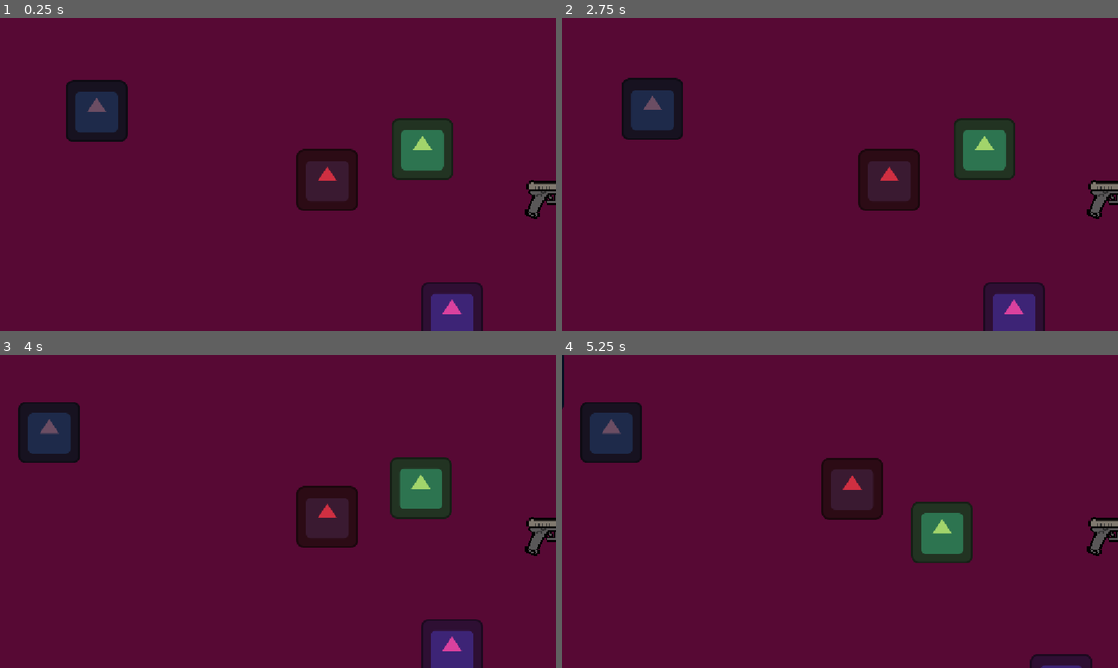
Above: before the commit, frames 1-4 (two rows, left to right).
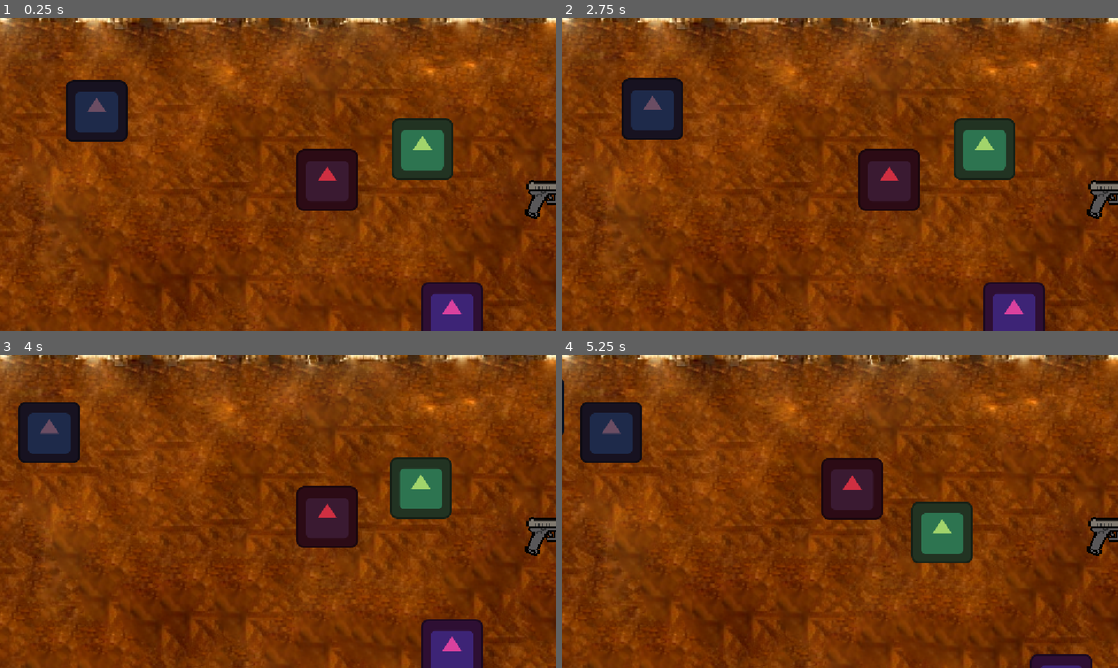
Above: after the commit, the same moments.

Repository: Tijana0/Last-One-Dancing
Game: Godot game, scene res://scenes/game_room.tscn
Same seed, same stepped clock (60 frames per second), same inputs: the game is played once before the commit and once after it. This scene is started directly instead of the project's main scene. The engine's default icon, where the game draws it, is replaced by a stand-in: a white triangle on a blue panel in a dark square.
Inputs:
- Up to frame 1 (0.25 s): no input
- Up to frame 2 (2.75 s): tap Enter (ui_accept) at 0.5, 0.77, 1.25, 1.52, 2 s; hold Right (ui_right) 0.53-1.28 s; tap F (dance) at 0.6 s; hold Down (ui_down) 1.28-2.03 s; tap K at 1.35 s; hold Right (ui_right) from 2.03 s (still down); hold Space from 2.03 s (still down)
- Up to frame 3 (4 s): release Right (ui_right) at 2.78 s; release Space at 2.78 s; hold Up (ui_up) 2.78-3.53 s; tap E at 2.85 s; tap Enter (ui_accept) at 3.02, 3.77 s; hold Left (ui_left) from 3.53 s (still down); tap F (dance) at 3.6 s
- Up to frame 4 (5.25 s): tap K at 4.35 s; tap Enter (ui_accept) at 4.52 s; release Left (ui_left) at 5.03 s; hold Down (ui_down) from 5.03 s (still down); hold Space from 5.03 s (still down)

The runs differ from the first frame. In frame 1, 91% of the frame differs, in the area x 0-100%, y 0-100%; in frame 2, 91%; in frame 3, 91%; in frame 4, 93%.

Commit message:
Update game_room.tscn

Diff:
--- a/scenes/game_room.tscn
+++ b/scenes/game_room.tscn
@@ -3,6 +3,7 @@
 [ext_resource type="Script" uid="uid://cnjiq2f0egggo" path="res://scripts/game_room.gd" id="1_2xdb1"]
 [ext_resource type="PackedScene" uid="uid://ddawre7n71bdm" path="res://scenes/game_manager.tscn" id="1_gm"]
 [ext_resource type="AudioStream" uid="uid://drim102ofdaqu" path="res://assets/game-audio.mp3" id="3_mt38u"]
+[ext_resource type="Texture2D" uid="uid://bcnqmqbokwtmt" path="res://assets/background.png" id="4_m8b6p"]
 
 [sub_resource type="RectangleShape2D" id="RectangleShape2D_top"]
 size = Vector2(2500, 20)
@@ -20,7 +21,7 @@
 script = ExtResource("1_2xdb1")
 
 [node name="ColorRect" type="ColorRect" parent="." unique_id=975775729]
-custom_minimum_size = Vector2(2500, 2000)
+custom_minimum_size = Vector2(2450, 1650)
 anchors_preset = 15
 anchor_right = 1.0
 anchor_bottom = 1.0
@@ -39,28 +40,48 @@
 stream = ExtResource("3_mt38u")
 autoplay = true
 
-[node name="Boundaries" type="Node2D" parent="."]
+[node name="Boundaries" type="Node2D" parent="." unique_id=1007976909]
 
-[node name="Wall_Top" type="StaticBody2D" parent="Boundaries"]
+[node name="Wall_Top" type="StaticBody2D" parent="Boundaries" unique_id=770363895]
 position = Vector2(0, -1000)
 
-[node name="CollisionShape2D" type="CollisionShape2D" parent="Boundaries/Wall_Top"]
+[node name="CollisionShape2D" type="CollisionShape2D" parent="Boundaries/Wall_Top" unique_id=705378771]
+position = Vector2(0, 650)
 shape = SubResource("RectangleShape2D_top")
 
-[node name="Wall_Bottom" type="StaticBody2D" parent="Boundaries"]
+[node name="Wall_Bottom" type="StaticBody2D" parent="Boundaries" unique_id=1207774432]
 position = Vector2(0, 1000)
 
-[node name="CollisionShape2D" type="CollisionShape2D" parent="Boundaries/Wall_Bottom"]
+[node name="CollisionShape2D" type="CollisionShape2D" parent="Boundaries/Wall_Bottom" unique_id=1005383612]
+position = Vector2(0, -210)
 shape = SubResource("RectangleShape2D_bottom")
 
-[node name="Wall_Left" type="StaticBody2D" parent="Boundaries"]
+[node name="Wall_Left" type="StaticBody2D" parent="Boundaries" unique_id=1525688946]
 position = Vector2(-1250, 0)
 
-[node name="CollisionShape2D" type="CollisionShape2D" parent="Boundaries/Wall_Left"]
+[node name="CollisionShape2D" type="CollisionShape2D" parent="Boundaries/Wall_Left" unique_id=2071103747]
+position = Vector2(200, 0)
+rotation = 0.49741885
 shape = SubResource("RectangleShape2D_left")
 
-[node name="Wall_Right" type="StaticBody2D" parent="Boundaries"]
+[node name="CollisionShape2D2" type="CollisionShape2D" parent="Boundaries/Wall_Left" unique_id=115550526]
+position = Vector2(50, 550)
+scale = Vector2(0.27, 0.27)
+shape = SubResource("RectangleShape2D_left")
+
+[node name="Wall_Right" type="StaticBody2D" parent="Boundaries" unique_id=226969907]
 position = Vector2(1250, 0)
 
-[node name="CollisionShape2D" type="CollisionShape2D" parent="Boundaries/Wall_Right"]
+[node name="CollisionShape2D" type="CollisionShape2D" parent="Boundaries/Wall_Right" unique_id=82998507]
+position = Vector2(-200, 0)
+rotation = -0.49741885
 shape = SubResource("RectangleShape2D_right")
+
+[node name="CollisionShape2D2" type="CollisionShape2D" parent="Boundaries/Wall_Right" unique_id=2042085348]
+position = Vector2(-30, 550)
+scale = Vector2(0.27, 0.27)
+shape = SubResource("RectangleShape2D_left")
+
+[node name="Background" type="Sprite2D" parent="." unique_id=913476706]
+scale = Vector2(2.38, 2.38)
+texture = ExtResource("4_m8b6p")
